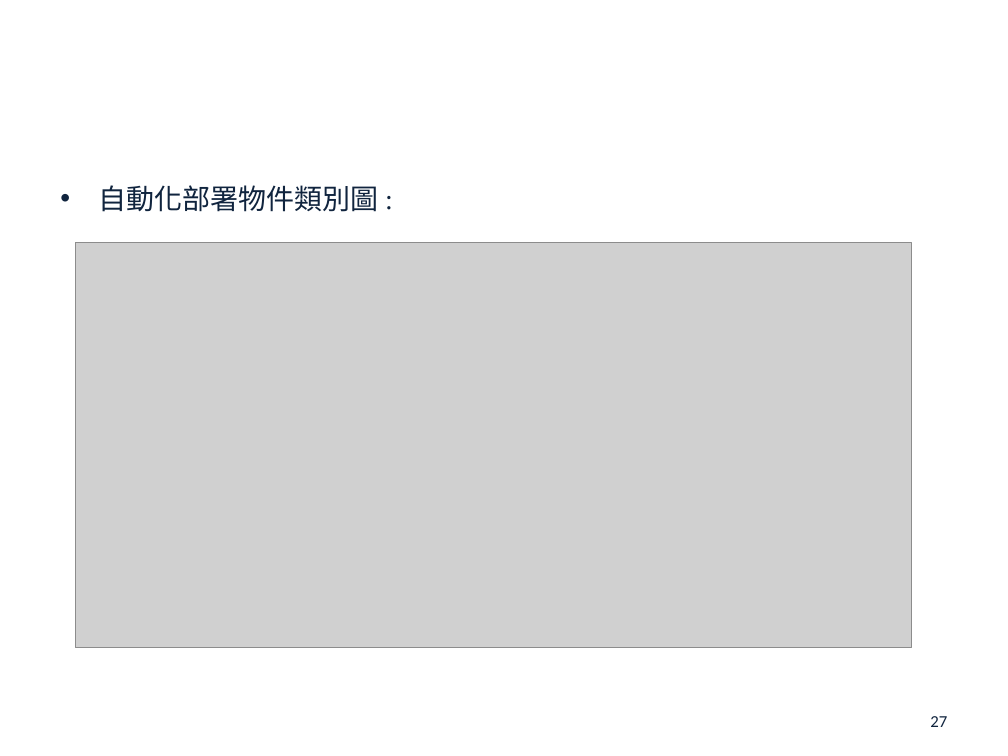
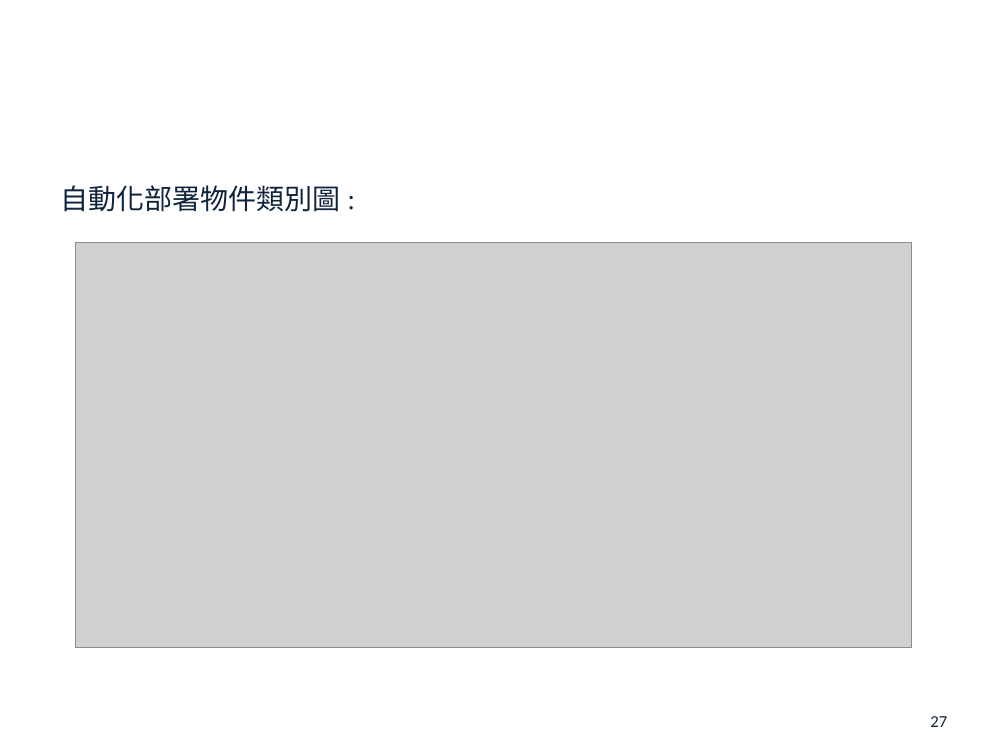
Before and after one commit to john78530/thesis, a slide deck: slide 27 of Oral.pptx. Drawn at 1008x756 pixels with LibreOffice and Linux fonts; fonts in the diff are those of the drawing; grey boxes stand for pictures; background and template pictures are left out. Boxes give left, top, right and bottom in pixels: in the first picture for what was removed or moved away, otherwise in the second. Text is boxed around its words. In the diff, an @@ line names an element or a change of style, - is before the commit and + after.

```diff
--- a/Oral.pptx
+++ b/Oral.pptx
@@ text "自動化部署物件類別圖 :" at (60,185,340,212): bullet • to none @@
```
Also in this commit, not shown: 21 other slides changed, 1 other file.
